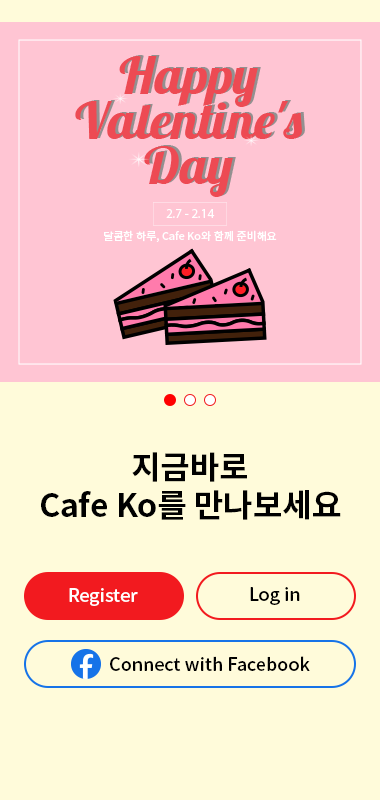
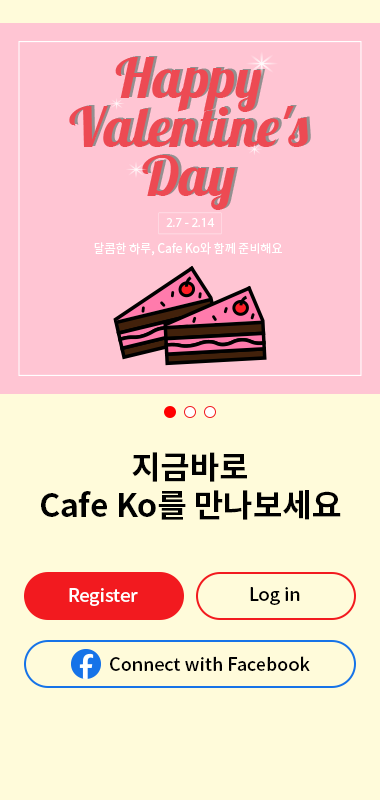
The second w=380, h=800 image is a revision of the first. Changes to its layers:
moved "Vector Smart Object" out of group "banner", painted on it over [0, 22, 380, 394]
painted on "3", unmasked it over [204, 394, 216, 418]
painted on "2", unmasked it over [184, 394, 196, 418]
painted on "1", unmasked it over [164, 394, 176, 418]
